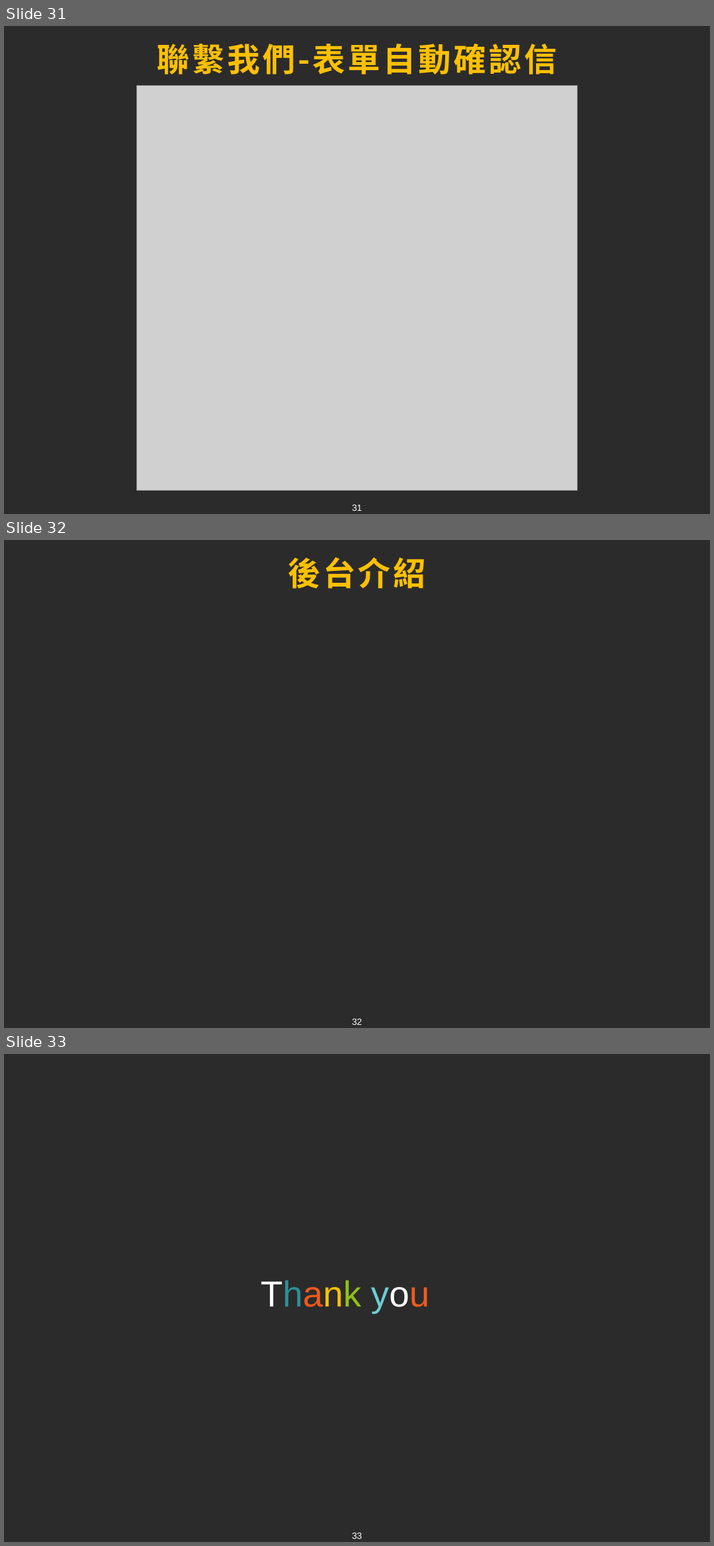
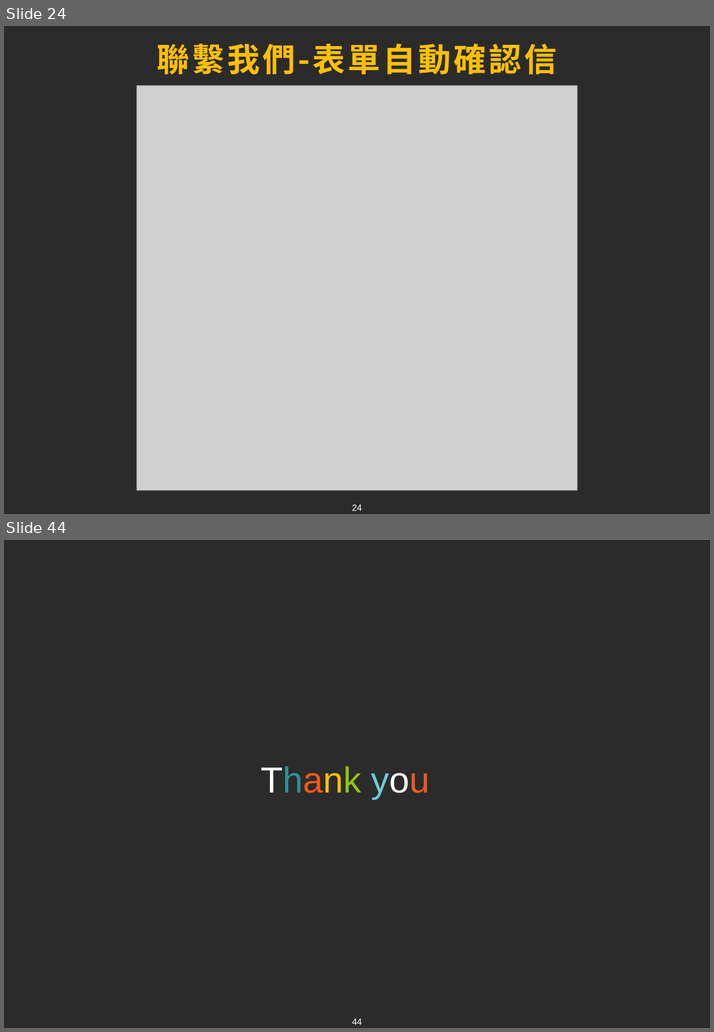
Before and after one commit to chen96026/Air, a slide deck: Final/Travel Nest.pptx. Shown one above the other, each under a label of ours: slides 31, 32 and 33 before the commit, slides 24 and 44 after it; the slides between them are not shown. The pictures are 714x1546 and 714x1032 pixels, drawn with LibreOffice and Linux fonts; fonts in the diff are those of the drawing; grey boxes stand for pictures; background and template pictures are left out; a plain dark background stands for a picture behind light text. Boxes give left, top, right and bottom in pixels: in the first picture for what was removed or moved away, otherwise in the second. Text is boxed around its words. In the diff, an @@ line names an element or a change of style, - is before the commit and + after.

```diff
--- a/Final/Travel Nest.pptx
+++ b/Final/Travel Nest.pptx
@@ slide 32 removed at (4, 540, 710, 1028), background picture (left out); not listed: 1 template element that a slide beside it also shows @@
@@ title removed at (288, 557, 425, 589) @@
-後台介紹
@@ what was slide 31 is now slide 24 @@
@@ page number at (352, 505, 362, 511): text changed @@
-31
+24
@@ what was slide 33 is now slide 44 @@
@@ page number at (352, 1019, 362, 1025): text changed @@
-33
+44
```
Also in this commit, not shown: 11 slides changed, 14 slides added, 2 other slides removed.
